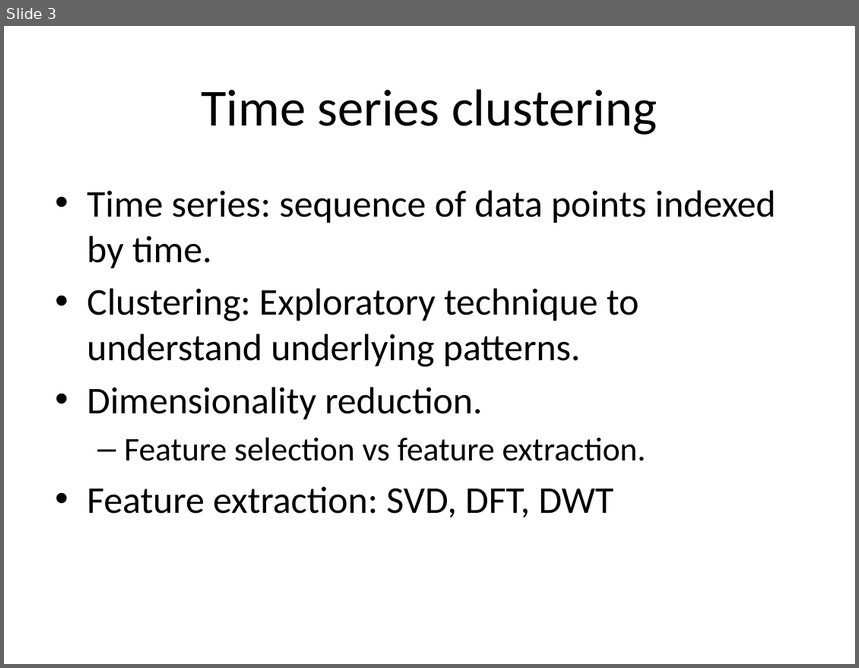
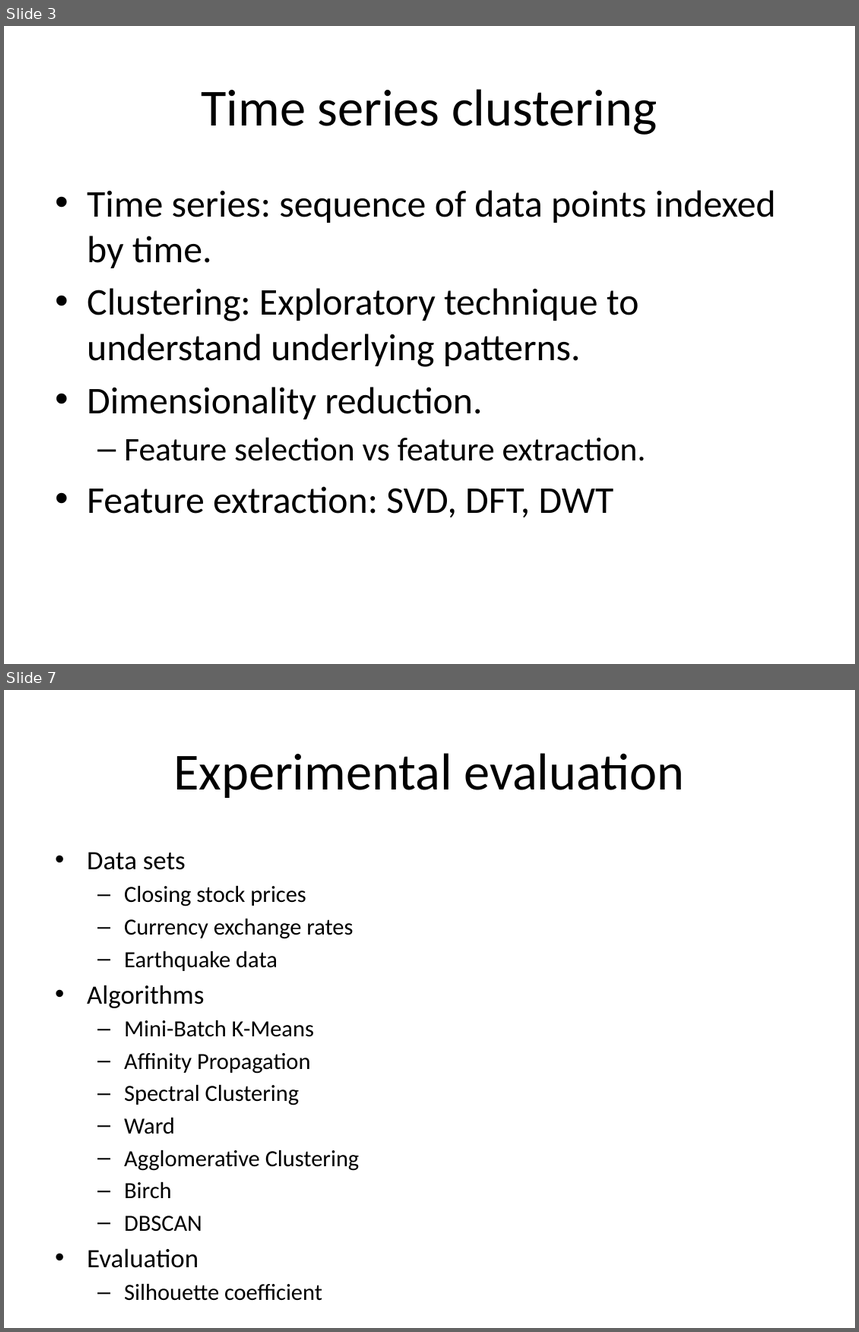
Before and after one commit to SsureyMoon/Ucsc-clustering, a slide deck: presentation/WaveletBasedClusteringOfTimeSeries.pptx. Shown one above the other, each under a label of ours: slide 3 before the commit, slides 3 and 7 after it; the slides between them are not shown. The pictures are 859x668 and 859x1332 pixels, drawn with LibreOffice and Linux fonts; fonts in the diff are those of the drawing. Boxes give left, top, right and bottom in pixels: in the first picture for what was removed or moved away, otherwise in the second. Text is boxed around its words. In the diff, an @@ line names an element or a change of style, - is before the commit and + after.

```diff
--- a/presentation/WaveletBasedClusteringOfTimeSeries.pptx
+++ b/presentation/WaveletBasedClusteringOfTimeSeries.pptx
@@ slide 7 added at [4, 690, 855, 1328], background #FFFFFF @@
@@ title added at [173, 753, 685, 798], 44 pt, text #000000 @@
+Experimental evaluation
@@ text added at [87, 852, 360, 1268], 19.6 pt, text #000000 @@
+• Data sets
+  – Closing stock prices
+  – Currency exchange rates
+  – Earthquake data
+• Algorithms
+  – Mini-Batch K-Means
+  – Affinity Propagation
+  – Spectral Clustering
+  – Ward
+  – Agglomerative Clustering
+  – Birch
+  – DBSCAN
+• Evaluation
+  – Silhouette coefficient
```
Also in this commit, not shown: 1 slide changed, 4 other slides added, 4 other files.
